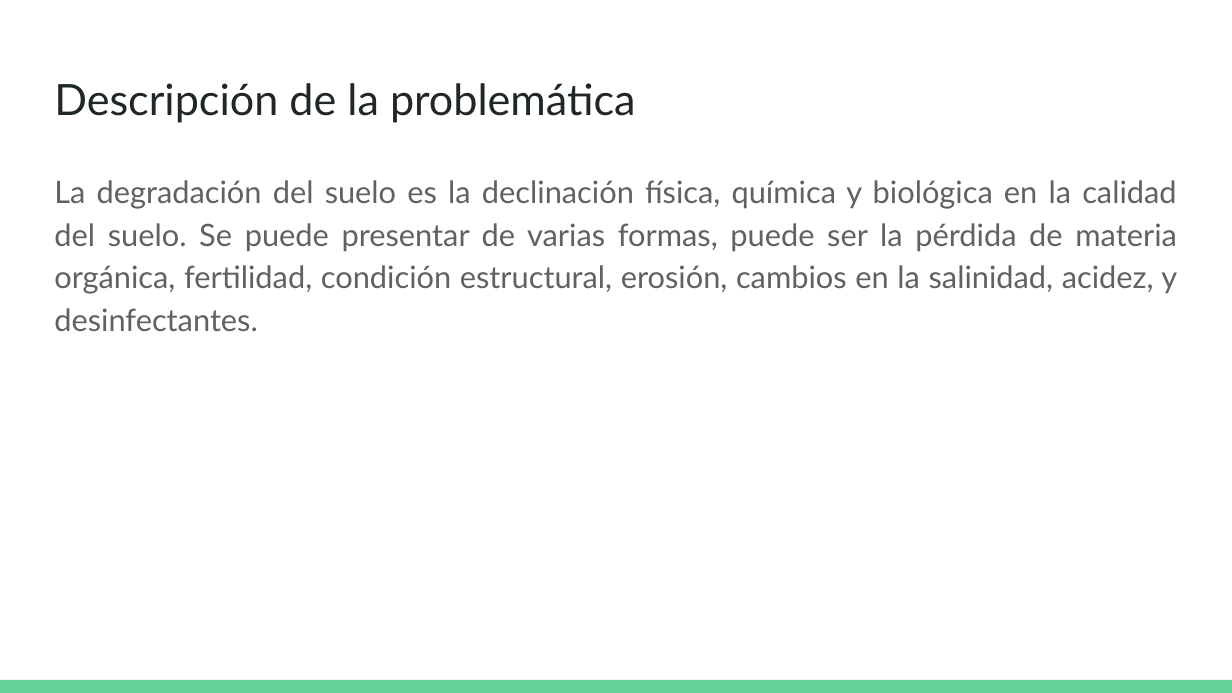
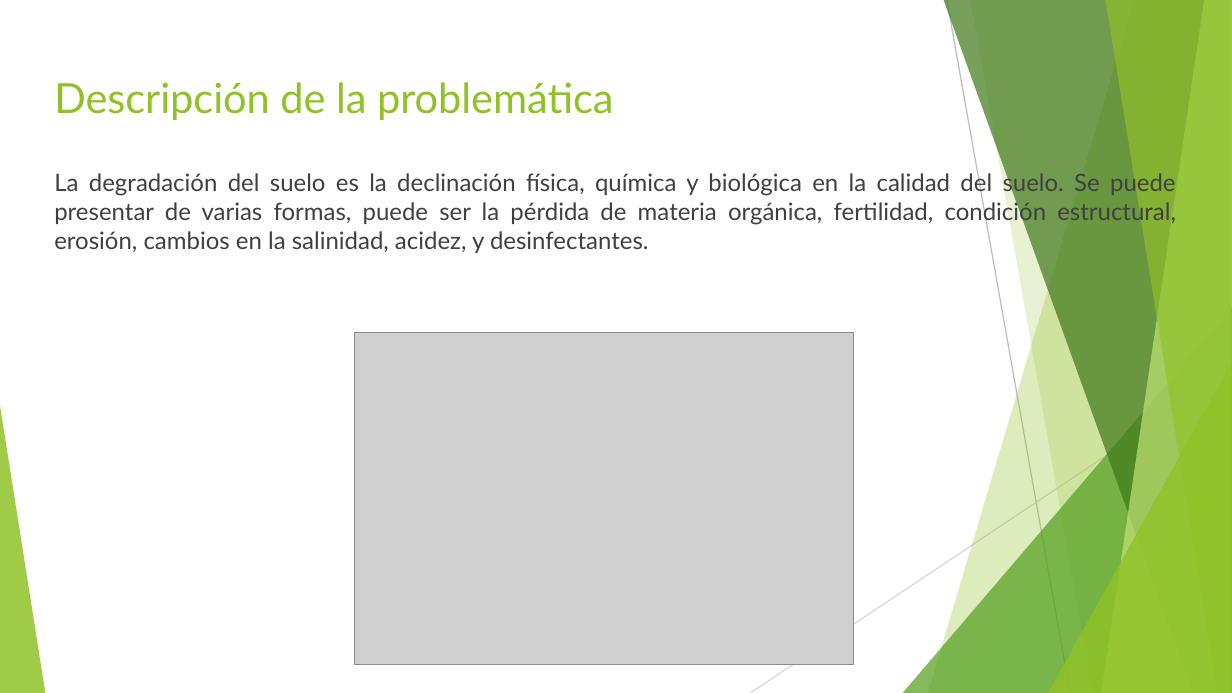
Before and after one commit to themanfred/trabajoFinalG7, a slide deck: slide 2 of Problema medioambiental.pptx. Drawn at 1232x693 pixels with LibreOffice and Linux fonts; fonts in the diff are those of the drawing; grey boxes stand for pictures. Boxes give left, top, right and bottom in pixels: in the first picture for what was removed or moved away, otherwise in the second. Text is boxed around its words. In the diff, an @@ line names an element or a change of style, - is before the commit and + after.

```diff
--- a/Problema medioambiental.pptx
+++ b/Problema medioambiental.pptx
@@ title "Descripción de la problemática" at (x1=54, y1=82, x2=613, y2=120): size 25.2 to 24.3 pt, text colour #202729 to #90C226 @@
@@ text "La degradación del suelo es ..." at (x1=54, y1=170, x2=1176, y2=253): size 18 to 14 pt, text colour #616161 to #404040; line spacing 1.15 to 1 @@
@@ picture added at (x1=355, y1=333, x2=854, y2=665) @@
@@ group added at (x1=0, y1=0, x2=1232, y2=693): 5 freeform shapes, 3 triangles, 2 lines @@
@@ rectangle removed at (x1=0, y1=680, x2=1232, y2=693) @@
```
Also in this commit, not shown: 4 other slides changed, 2 slides added.
